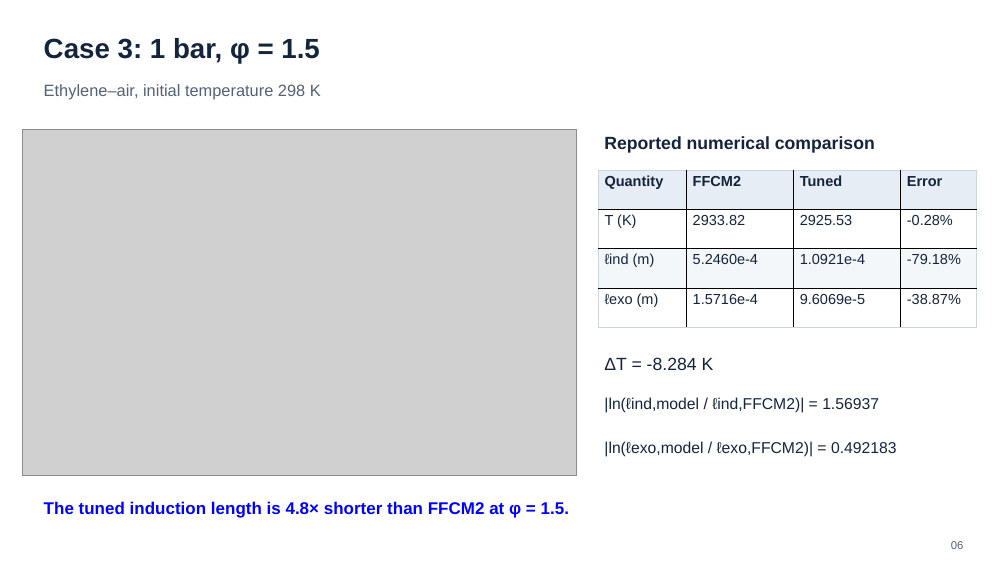
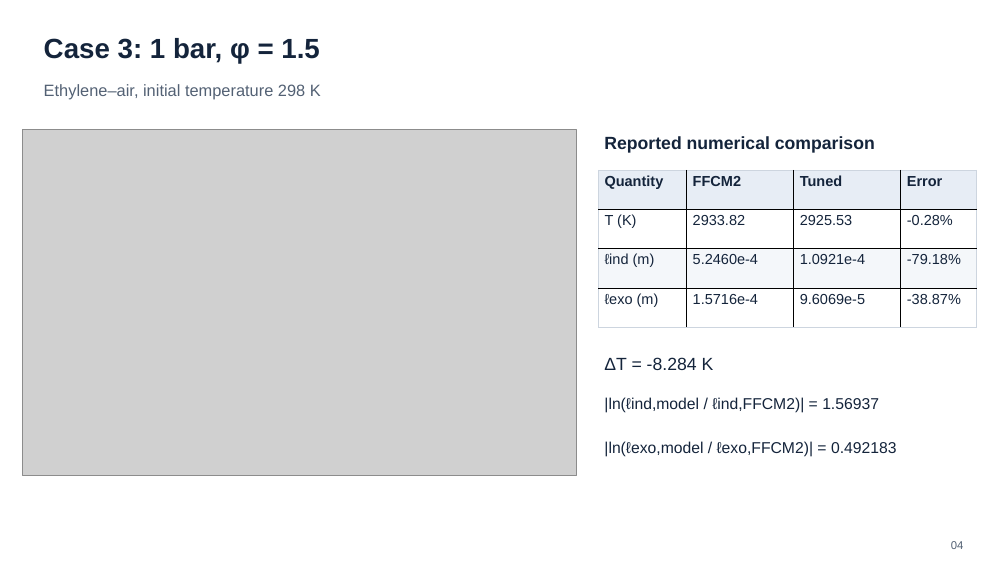
Before and after one commit to Boyuan-Yu-01/kinetic-model-tuning, a slide deck: slide 4 of example/ethylene_ZND/validate/znd_validation_12_cases.pptx (slide 6 before the commit). Drawn at 1008x567 pixels with LibreOffice and Linux fonts; fonts in the diff are those of the drawing; grey boxes stand for pictures. Boxes give left, top, right and bottom in pixels: in the first picture for what was removed or moved away, otherwise in the second. Text is boxed around its words. In the diff, an @@ line names an element or a change of style, - is before the commit and + after.

```diff
--- a/example/ethylene_ZND/validate/znd_validation_12_cases.pptx
+++ b/example/ethylene_ZND/validate/znd_validation_12_cases.pptx
@@ text removed at bbox=[44, 501, 569, 518] @@
-The tuned induction length is 4.8× shorter than FFCM2 at φ = 1.5.
@@ text at bbox=[951, 541, 964, 549]: text changed @@
-06
+04
```
Also in this commit, not shown: 12 other slides changed, 3 slides removed, 1 other file.
